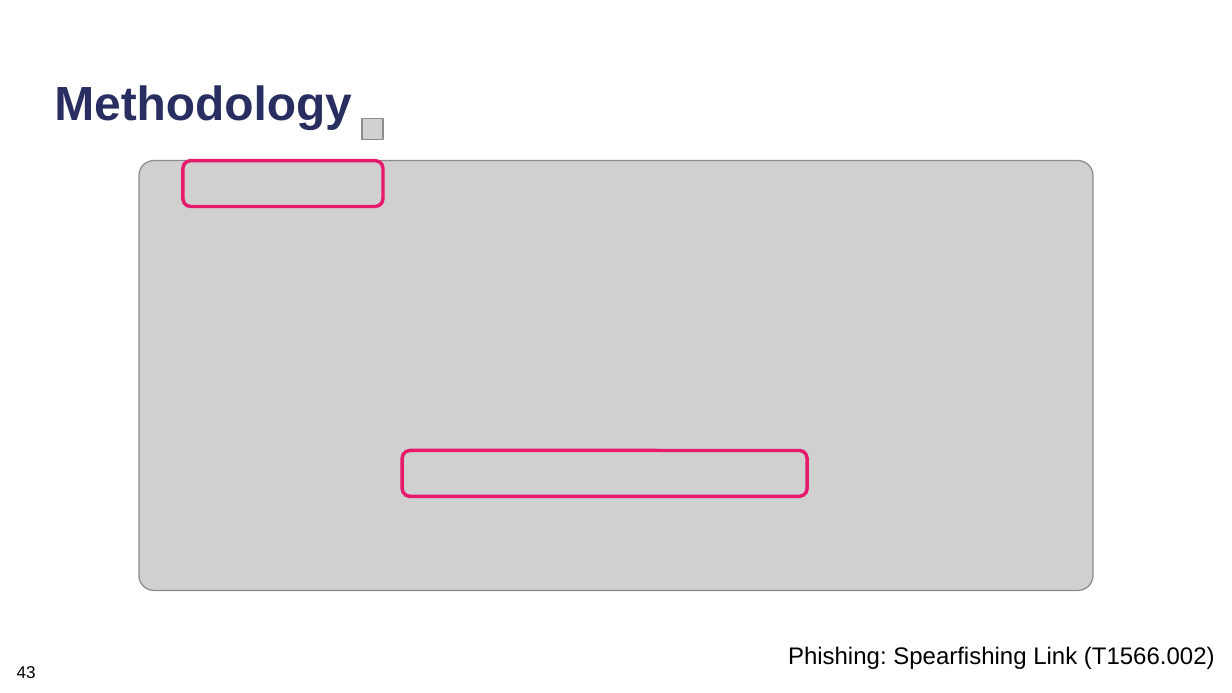
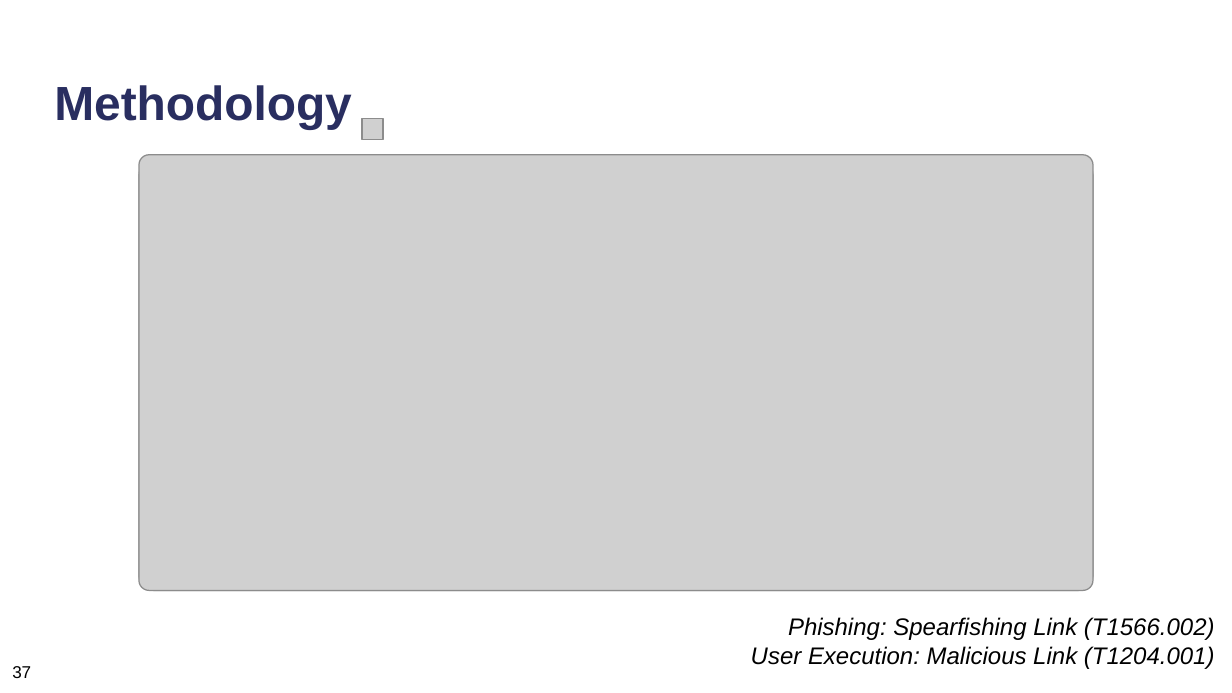
Before and after one commit to neubert-simon/auv-final-report, a slide deck: slide 60 of Final Presentation/ICS_Praesentationsfolien.pptx (slide 61 before the commit). Drawn at 1232x693 pixels with LibreOffice and Linux fonts; fonts in the diff are those of the drawing; grey boxes stand for pictures. Boxes give left, top, right and bottom in pixels: in the first picture for what was removed or moved away, otherwise in the second. Text is boxed around its words. In the diff, an @@ line names an element or a change of style, - is before the commit and + after.

```diff
--- a/Final Presentation/ICS_Praesentationsfolien.pptx
+++ b/Final Presentation/ICS_Praesentationsfolien.pptx
@@ picture added at box(139, 155, 1093, 591) @@
@@ rounded rectangle removed at box(182, 160, 382, 206) @@
@@ rounded rectangle removed at box(402, 451, 807, 496) @@
@@ text at box(788, 617, 1215, 640): italic on in "Phishing: Spearfishing Link (T1566.002)" @@
@@ text at box(751, 646, 1215, 669): paragraph added @@
+User Execution: Malicious Link (T1204.001)
@@ text at box(12, 666, 31, 678): text changed @@
-43
+37
```
Also in this commit, not shown: 58 other slides changed, 1 slide removed, 5 other files.
